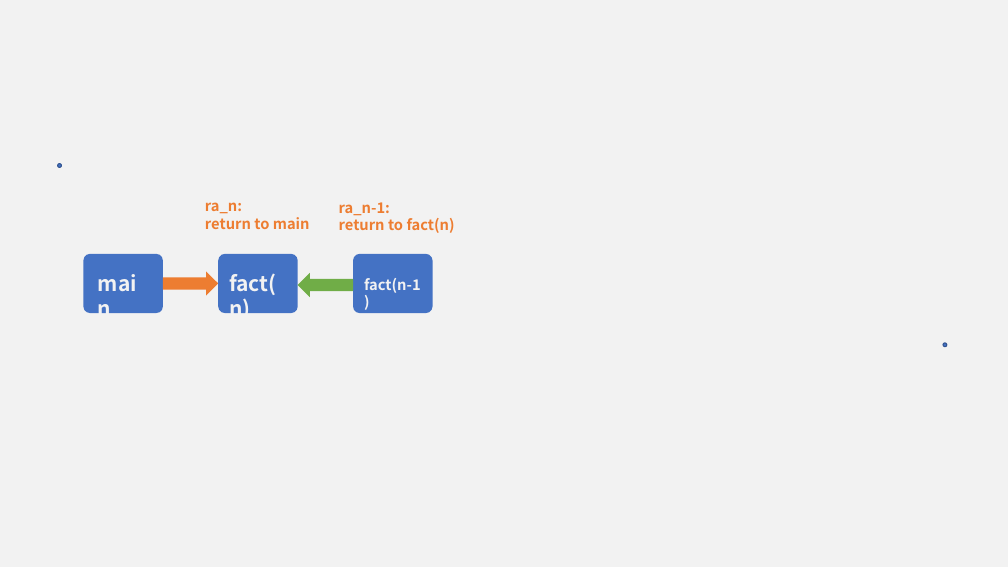
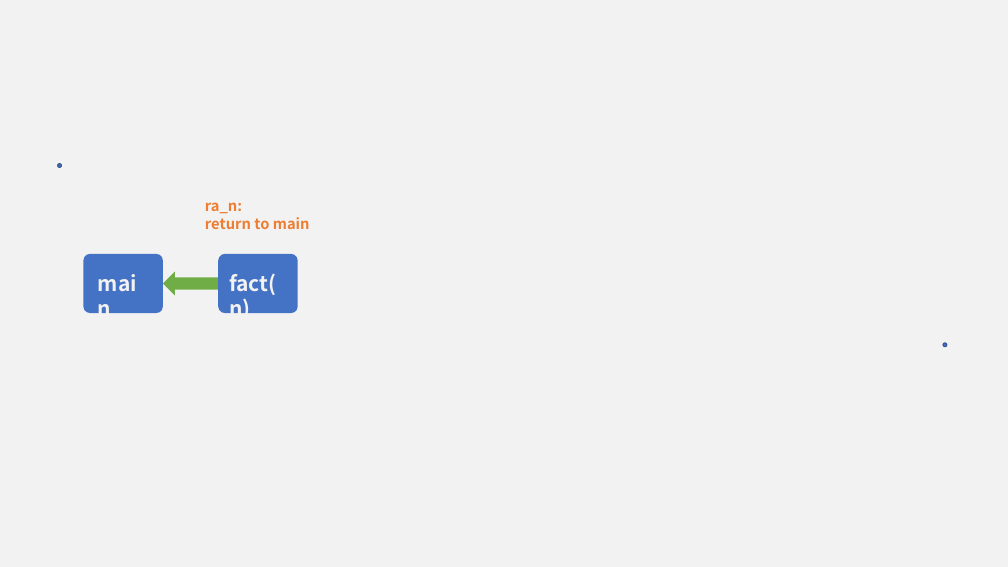
Before and after one commit to eumendies/eumendies.github.io, a slide deck: slide 4 of 2022/11/09/详解RISC-V函数调用/riscv.pptx. Drawn at 1008x567 pixels with LibreOffice and Linux fonts; fonts in the diff are those of the drawing. Boxes give left, top, right and bottom in pixels: in the first picture for what was removed or moved away, otherwise in the second. Text is boxed around its words. In the diff, an @@ line names an element or a change of style, - is before the commit and + after.

```diff
--- a/2022/11/09/详解RISC-V函数调用/riscv.pptx
+++ b/2022/11/09/详解RISC-V函数调用/riscv.pptx
@@ text removed at <box>339,202,455,233</box> @@
-ra_n-1:
-return to fact(n)
@@ rounded rectangle removed at <box>353,254,433,313</box> @@
@@ right arrow at <box>163,271,218,296</box>: fill #ED7D31 to #70AD47; mirrored @@
@@ right arrow removed at <box>298,273,353,297</box> @@
@@ text removed at <box>364,278,421,293</box> @@
-fact(n-1)
```
Also in this commit, not shown: 7 other files.
